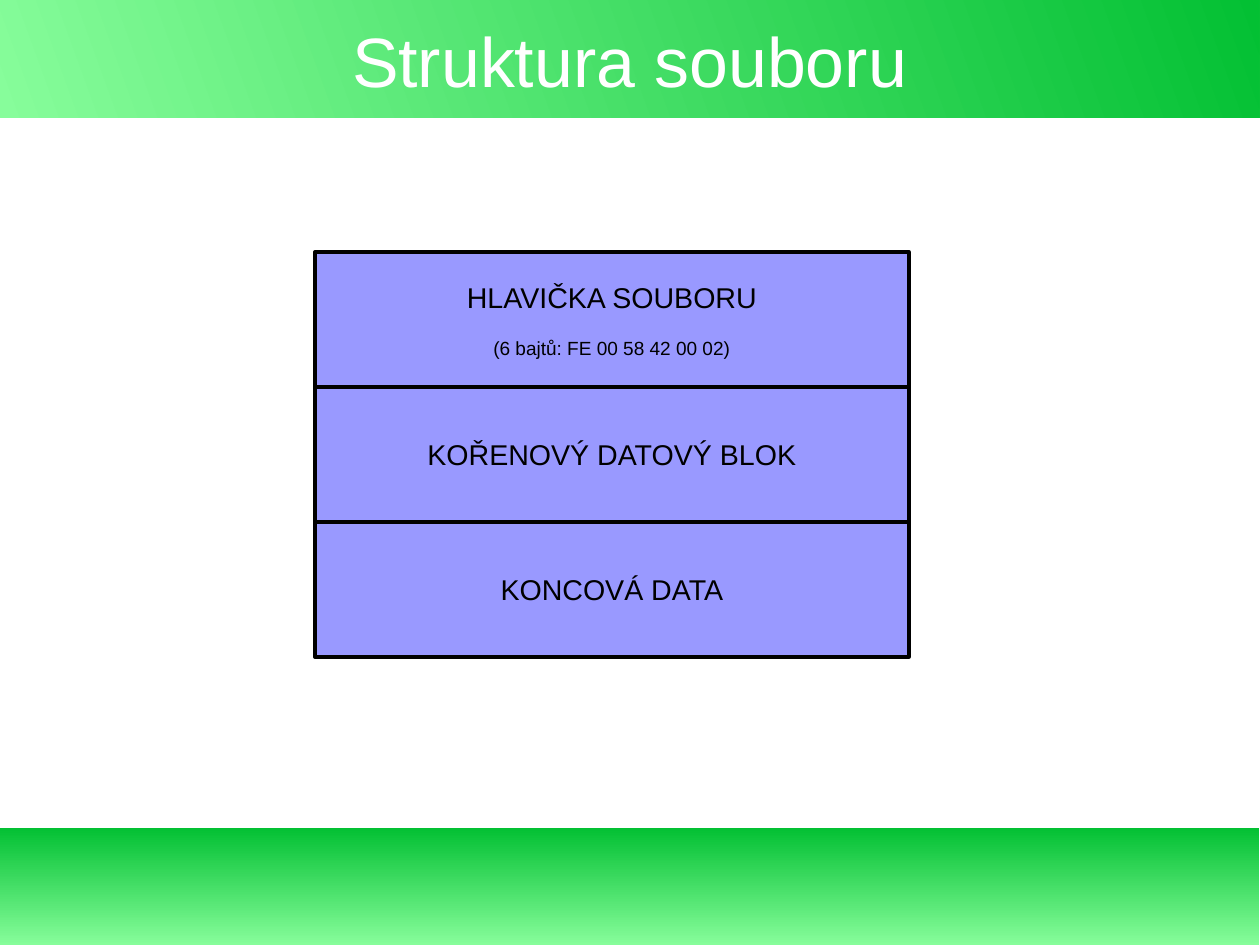
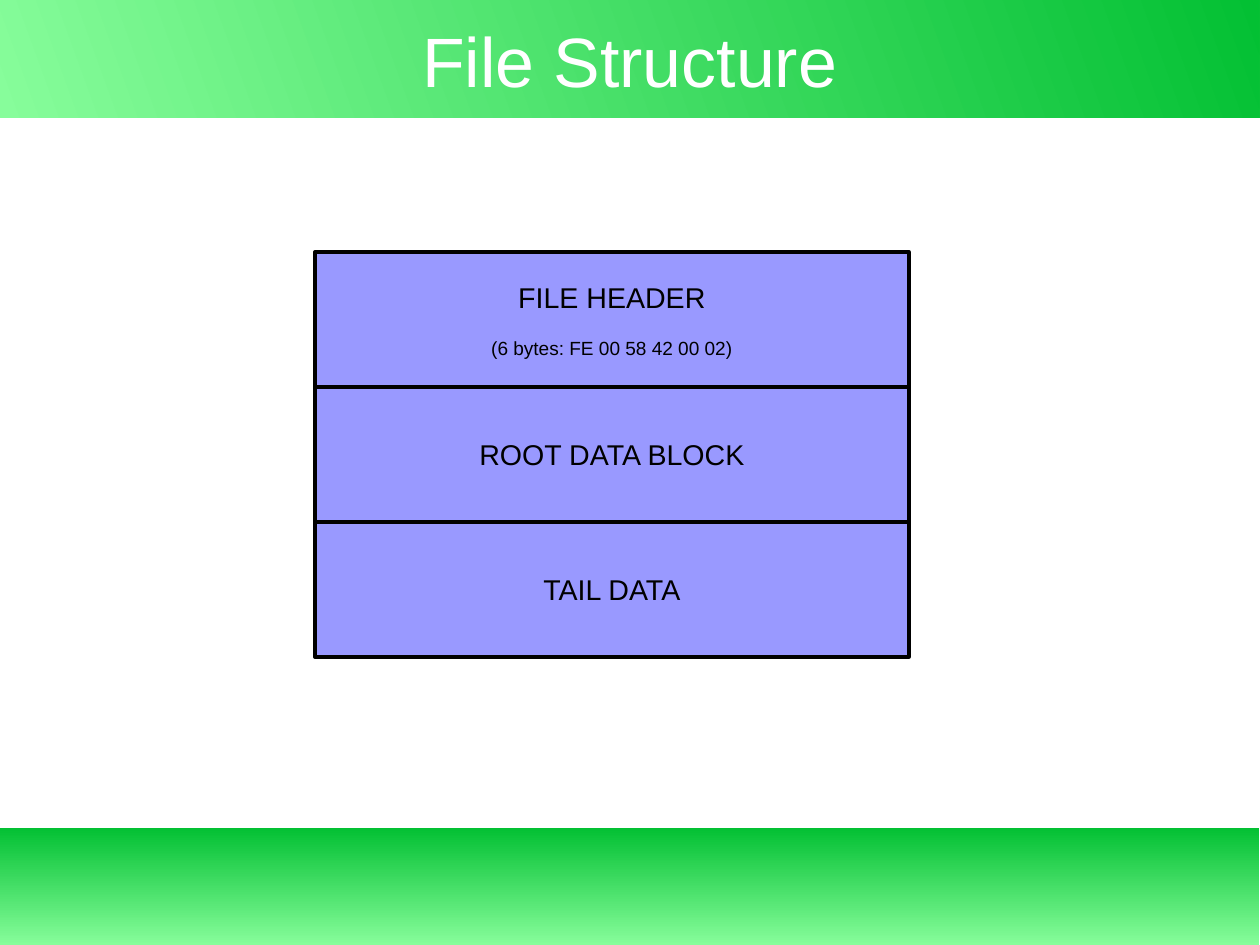
Before and after one commit to exbin/xbup-doc, a slide deck: slide 8 of presentation/binary_concept.odp (slide 7 before the commit). Drawn at 1260x945 pixels with LibreOffice and Linux fonts; fonts in the diff are those of the drawing. Boxes give left, top, right and bottom in pixels: in the first picture for what was removed or moved away, otherwise in the second. Text is boxed around its words. In the diff, an @@ line names an element or a change of style, - is before the commit and + after.

```diff
--- a/presentation/binary_concept.odp
+++ b/presentation/binary_concept.odp
@@ title at [422, 36, 837, 88]: text changed @@
-Struktura souboru
+File Structure
@@ text in rectangle at [491, 288, 732, 359]: text changed @@
-HLAVIČKA SOUBORU
-(6 bajtů: FE 00 58 42 00 02)
+FILE HEADER
+(6 bytes: FE 00 58 42 00 02)
@@ text in rectangle at [479, 445, 745, 466]: text changed @@
-KOŘENOVÝ DATOVÝ BLOK
+ROOT DATA BLOCK
@@ text in rectangle at [543, 580, 680, 600]: text changed @@
-KONCOVÁ DATA
+TAIL DATA
```
Also in this commit, not shown: 6 other slides changed, 7 slides added, 4 slides removed, 1 other file.
